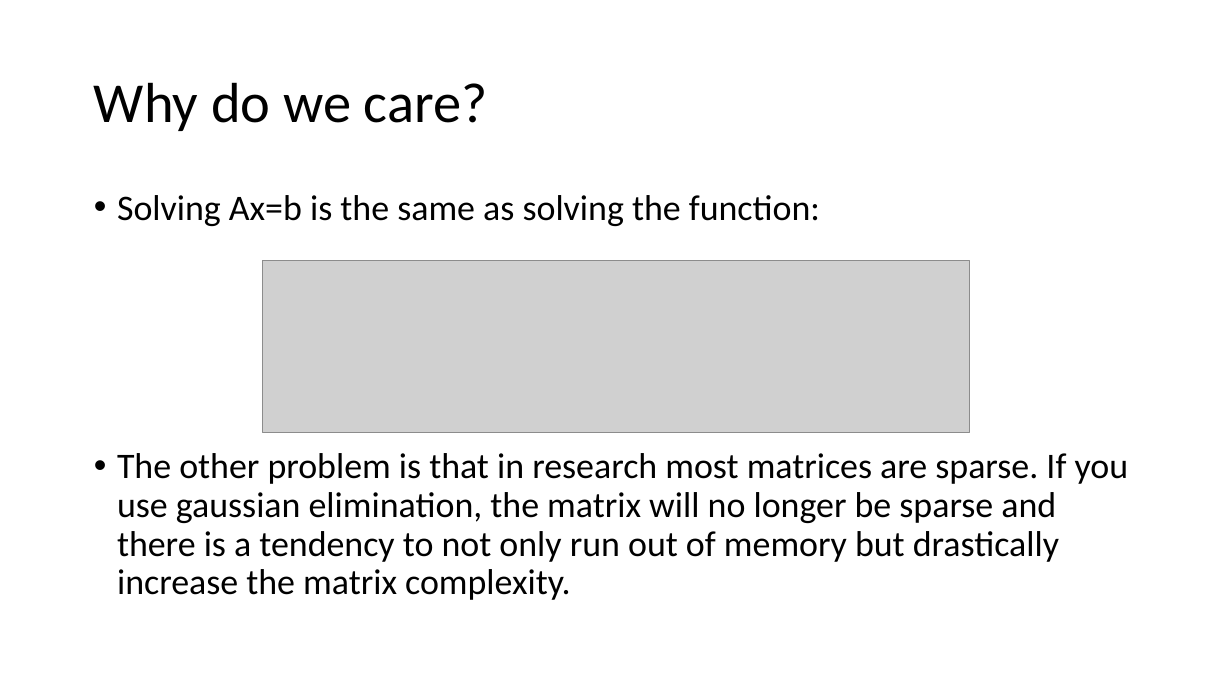
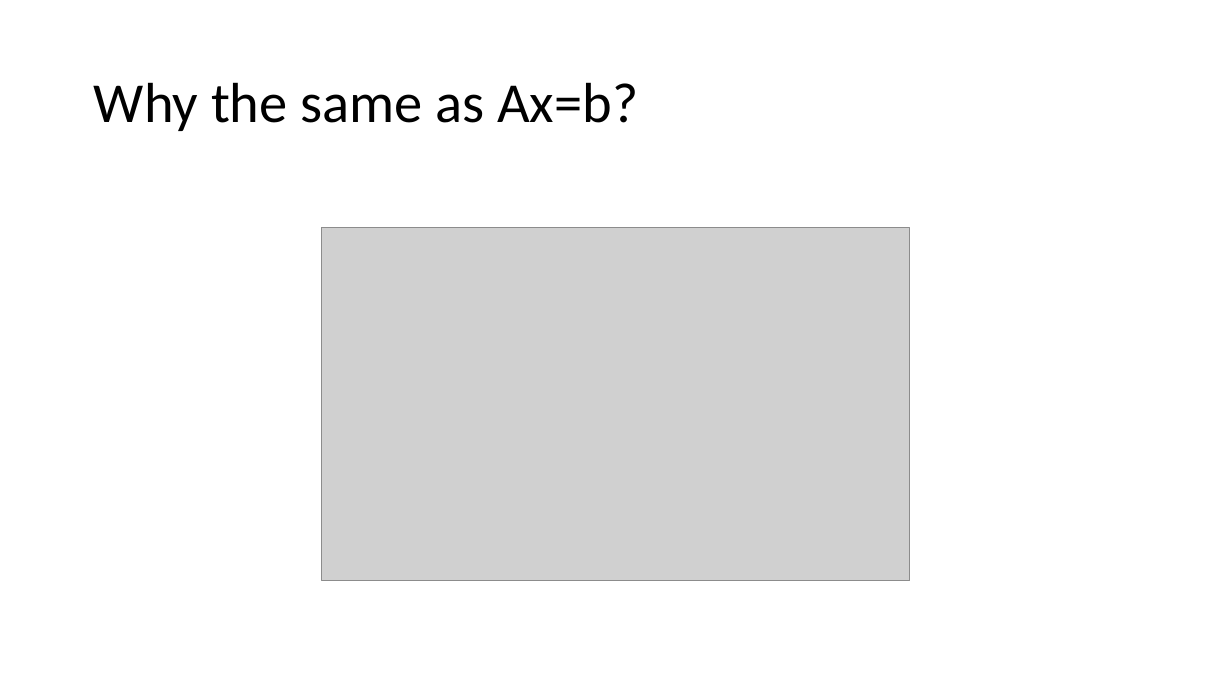
Before and after one commit to grantcurell/science, a slide deck: slide 6 of Linear Algebra/Quadratic Form Minimization.pptx (slide 4 before the commit). Drawn at 1232x693 pixels with LibreOffice and Linux fonts; fonts in the diff are those of the drawing; grey boxes stand for pictures. Boxes give left, top, right and bottom in pixels: in the first picture for what was removed or moved away, otherwise in the second. Text is boxed around its words. In the diff, an @@ line names an element or a change of style, - is before the commit and + after.

```diff
--- a/Linear Algebra/Quadratic Form Minimization.pptx
+++ b/Linear Algebra/Quadratic Form Minimization.pptx
@@ title at (94, 82, 638, 131): text changed @@
-Why do we care?
+Why the same as Ax=b?
@@ text removed at (117, 195, 1129, 600) @@
-• Solving Ax=b is the same as solving the function:
-• The other problem is that in research most matrices are sparse. If you use gaussian elimination, the matrix will no longer be sparse and there is a tendency to not only run out of memory but drastically increase the matrix complexity.
@@ picture added at (322, 227, 909, 580) @@
@@ picture removed at (262, 261, 970, 433) @@
```
Also in this commit, not shown: 2 other slides changed, 4 slides added, 1 slide removed.
